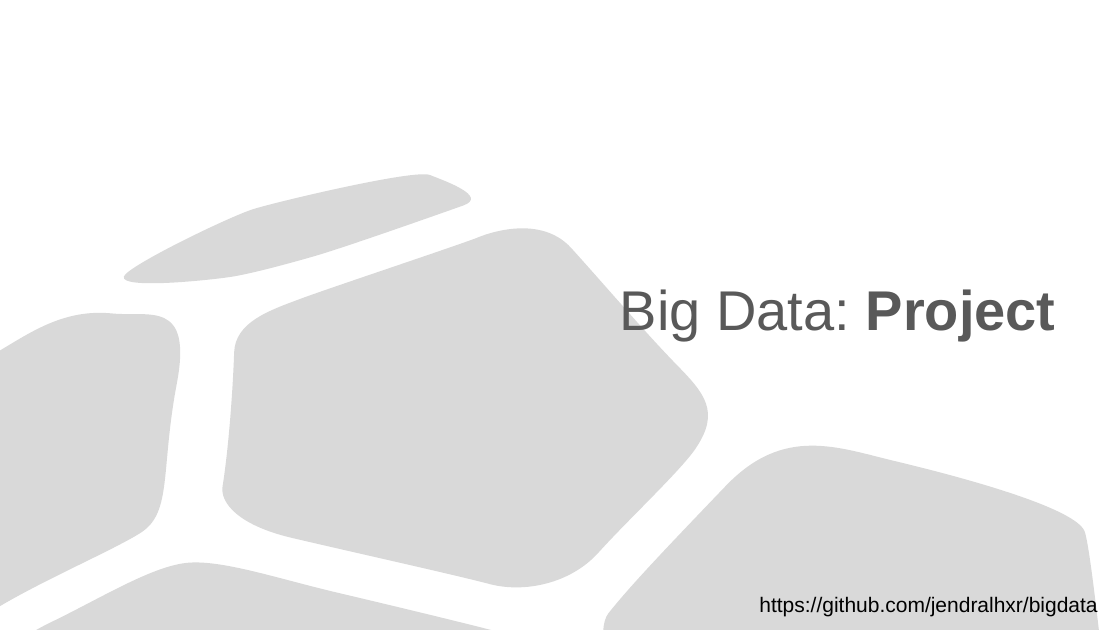
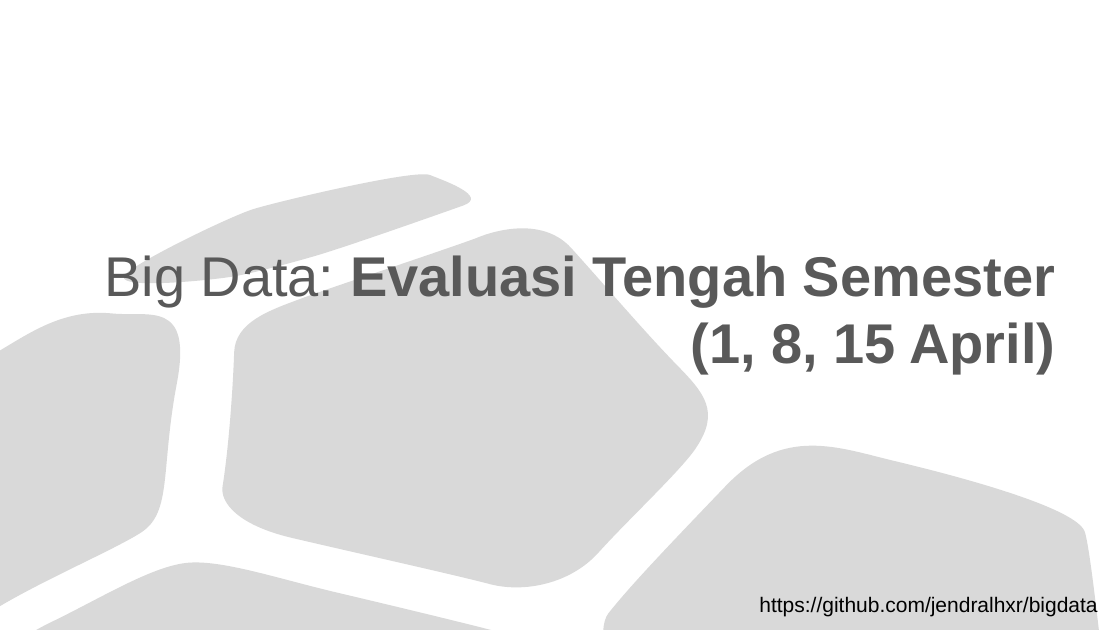
Before and after one commit to jendralhxr/bigdata, a slide deck: slide 1 of rubrikETS.pptx. Drawn at 1120x630 pixels with LibreOffice and Linux fonts; fonts in the diff are those of the drawing. Boxes give left, top, right and bottom in pixels: in the first picture for what was removed or moved away, otherwise in the second. Text is boxed around its words. In the diff, an @@ line names an element or a change of style, - is before the commit and + after.

```diff
--- a/rubrikETS.pptx
+++ b/rubrikETS.pptx
@@ title at [104,255,1055,373]: text changed; bold on @@
-Big Data: Project
+Big Data: Evaluasi Tengah Semester (1, 8, 15 April)
```
Also in this commit, not shown: 2 other slides changed, 5 slides added, 2 slides removed.
